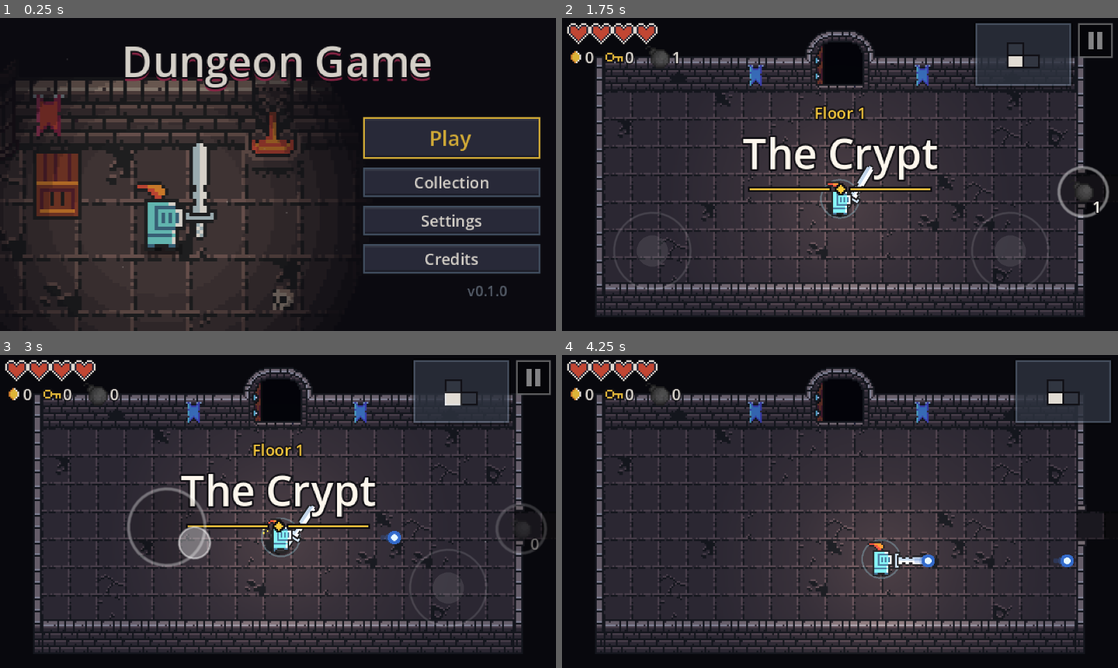
Above: before the commit, frames 1-4 (two rows, left to right).
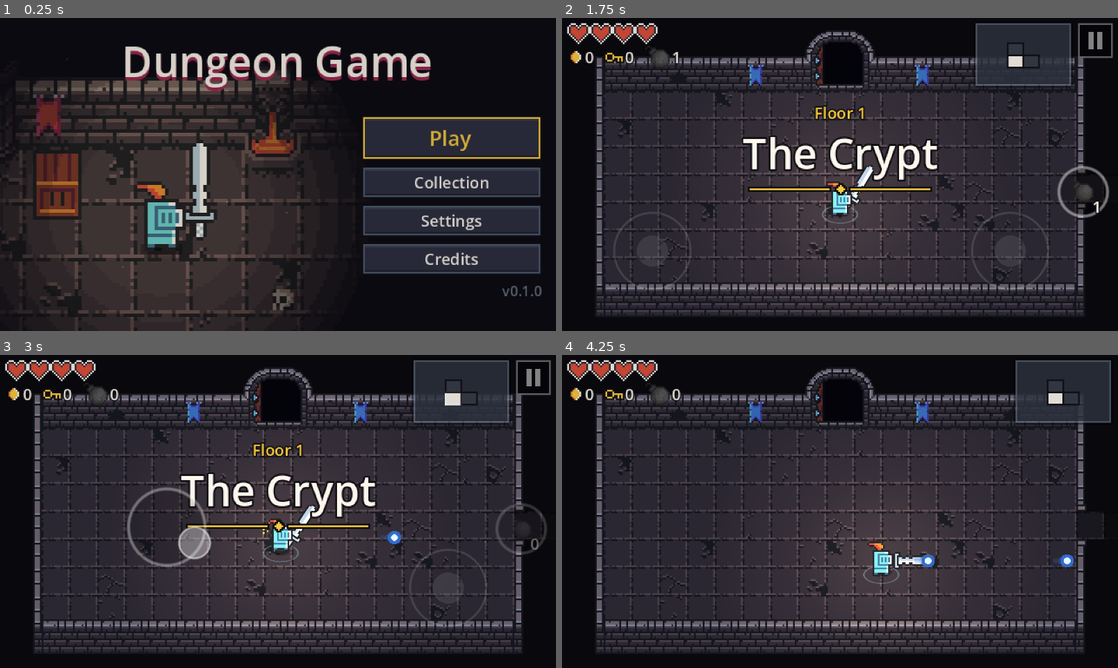
Above: after the commit, the same moments.

Repository: gamertristian20122-ctrl/Games
Game: Godot game, scene res://main.tscn
The game is run twice, just before and just after one commit, with the same random seed, the same clock (stepped at 60 frames per second) and the same inputs.
Inputs (mouse positions are in pixels of both pictures, inside the frame that each line leads up to):
- Up to frame 1 (0.25 s): no input
- Up to frame 2 (1.75 s): click "Play" at 0.5 s; click "Start" at 1.25 s
- Up to frame 3 (3 s): tap Enter (ui_accept) at 2, 2.27 s; move the mouse to (400, 495) at 2.02 s; hold Right (ui_right) 2.03-2.75 s; tap Space at 2.1 s; click (400, 495) at 2.17 s; drag from (166, 527) to (250, 574) at 2.77 s
- Up to frame 4 (4.25 s): move the mouse to (895, 442) at 3.52 s; hold Right (ui_right) from 3.53 s (still down); tap Q at 3.6 s

The runs differ from the first frame. In frame 1, 1.1% of the frame differs, in the area x 22-98%, y 10-89%; in frame 2, 0.1%; in frame 3, 0.1%; in frame 4, 0.1%.

Commit message:
Work in progress: world and UI snapshot before resuming
Co-Authored-By: Claude Fable 5.2 <noreply@anthropic.com>
Claude-Session: https://claude.ai/code/session_01Eu2wMtfBm5x3xWR48eK4nj

Diff:
--- a/new-roguelike/dev/world_test.gd
+++ b/new-roguelike/dev/world_test.gd
@@ -91,8 +91,9 @@
 	var text := "HP %d/%d" % [p.hp, p.max_hp]
 	if p.armor > 0:
 		text += " +%d" % p.armor
+	var here: Dictionary = run.rooms.get(run.cur, {})
 	text += "   coins %d   keys %d   bombs %d   floor %d %s   %s" % [p.coins, p.keys, p.bombs, run.floor_index + 1, run.floor_name,
-		run.TYPE_NAMES[run.rooms[run.cur]["type"]]]
+		run.TYPE_NAMES[int(here.get("type", 0))]]
 	if not p.items.is_empty():
 		text += "\n" + ", ".join(p.items)
 	info.text = text
--- a/new-roguelike/scripts/entities/player.gd
+++ b/new-roguelike/scripts/entities/player.gd
@@ -225,7 +225,10 @@
 		draw_arc(Vector2(0, -8), 11.0 + (1.0 - k) * 8.0, 0.0, TAU, 24, Color(0.6, 0.85, 1.0, k), 2.0)
 		draw_circle(Vector2(0, -8), 11.0, Color(0.6, 0.85, 1.0, 0.25 * k))
 	elif ward_ready and not dead:
-		draw_arc(Vector2(0, -8), 11.0, 0.0, TAU, 24, Color(0.6, 0.85, 1.0, 0.28), 1.0)
+		# a quiet circle on the floor around the feet (flattened, like the shadows)
+		draw_set_transform(Vector2(0, 1), 0.0, Vector2(1.0, 0.5))
+		draw_arc(Vector2.ZERO, 10.0, 0.0, TAU, 24, Color(0.6, 0.85, 1.0, 0.30), 1.0)
+		draw_set_transform(Vector2.ZERO, 0.0, Vector2.ONE)
 
 
 # =============================================================================== getting hurt
@@ -357,7 +360,7 @@
 	if room != null:
 		f.position = position + Vector2(-10, -2)
 		room.ysort.add_child(f)
-	G.hud_changed.emit()
+		G.hud_changed.emit()
 
 
 func place_bomb() -> void:
--- a/new-roguelike/scripts/run/run.gd
+++ b/new-roguelike/scripts/run/run.gd
@@ -172,11 +172,12 @@
 	floor_index = clampi(int(G.arg("floor", "1")) - 1, 0, floor_count - 1)
 	theme = Floors.get_floor(floor_index)
 	effects = ItemEffects.new(self)
+	_generate_floor()
 	player = PlayerScript.new()
 	player.setup(self, hero_id)
 	G.stat.emit("runs", 1)
 	G.run_started.emit(self)
-	_start_floor()
+	_enter_floor()
 	for item_id in G.arg("give").split(",", false):
 		if Items.ALL.has(item_id):
 			used_items[item_id] = true
@@ -223,6 +224,13 @@
 
 # =============================================================================== floors
 func _start_floor() -> void:
+	_generate_floor()
+	_enter_floor()
+
+
+## Builds the map of the current floor (no signals yet, nothing on screen).
+func _generate_floor() -> void:
+	cur = Vector2i.ZERO
 	theme = Floors.get_floor(floor_index)
 	floor_name = String(theme["name"])
 	var rng := RandomNumberGenerator.new()
@@ -239,6 +247,10 @@
 	rooms_cleared_floor = 0
 	_secret_counted = false
 	boss = null
+
+
+## Announces the floor and puts the player into its first room.
+func _enter_floor() -> void:
 	ambient.color = theme["ambient"] if LIGHTING else Color(1, 1, 1)
 	Sfx.music(String(theme.get("music", "")))
 	G.floor_started.emit(floor_index, floor_name)
--- a/new-roguelike/scripts/ui/end_screen.gd
+++ b/new-roguelike/scripts/ui/end_screen.gd
@@ -27,12 +27,7 @@
 	left.custom_minimum_size.x = 112
 	cols.add_child(left)
 	var title := UI.label("Victory" if victory else "Fallen", "Title")
-	title.add_theme_color_override("font_color", UI.C_GOLD if victory else UI.C_RED)
-	title.add_theme_color_override("font_shadow_color", Color("6b4a12") if victory else Color("4a1420"))
-	title.add_theme_constant_override("shadow_offset_x", 0)
-	title.add_theme_constant_override("shadow_offset_y", 2)
-	title.add_theme_color_override("font_outline_color", UI.C_INK)
-	title.add_theme_constant_override("outline_size", 4)
+	UI.style_title(title, UI.C_GOLD if victory else UI.C_RED, Color("7a4a12") if victory else Color("5a1626"))
 	UI.fit_title(title, 112.0)
 	left.add_child(title)
 	var line := UI.label(_story(), "", 100.0)
--- a/new-roguelike/scripts/ui/theme.gd
+++ b/new-roguelike/scripts/ui/theme.gd
@@ -335,6 +335,16 @@
 	return out
 
 
+## The look of the biggest words (game name, Victory, Fallen): a solid drop shadow two pixels down.
+static func style_title(lab: Label, colour: Color, shadow: Color) -> void:
+	lab.add_theme_color_override("font_color", colour)
+	lab.add_theme_color_override("font_shadow_color", shadow)
+	lab.add_theme_constant_override("shadow_offset_x", 0)
+	lab.add_theme_constant_override("shadow_offset_y", 2)
+	lab.add_theme_constant_override("shadow_outline_size", 0)
+	lab.add_theme_constant_override("outline_size", 0)
+
+
 ## Shrinks a title label step by step until its text fits in max_width (then lets it wrap).
 static func fit_title(lab: Label, max_width: float) -> void:
 	var sizes := title_sizes()
--- a/new-roguelike/scripts/ui/title.gd
+++ b/new-roguelike/scripts/ui/title.gd
@@ -23,11 +23,7 @@
 
 	_name_label = UI.label(game_name(), "Title")
 	_name_label.horizontal_alignment = HORIZONTAL_ALIGNMENT_CENTER
-	_name_label.add_theme_color_override("font_shadow_color", UI.C_BLOOD)
-	_name_label.add_theme_constant_override("shadow_offset_x", 0)
-	_name_label.add_theme_constant_override("shadow_offset_y", 2)
-	_name_label.add_theme_color_override("font_outline_color", UI.C_INK)
-	_name_label.add_theme_constant_override("outline_size", 4)
+	UI.style_title(_name_label, UI.C_BONE, UI.C_BLOOD)
 	_name_label.set_anchors_and_offsets_preset(Control.PRESET_TOP_WIDE)
 	_name_label.offset_top = 2
 	area.add_child(_name_label)
@@ -53,6 +49,7 @@
 
 	var version := UI.label("v" + String(ProjectSettings.get_setting("application/config/version", "0")), "Small")
 	version.add_theme_color_override("font_color", UI.C_FAINT)
+	version.horizontal_alignment = HORIZONTAL_ALIGNMENT_RIGHT
 	version.set_anchors_and_offsets_preset(Control.PRESET_BOTTOM_RIGHT)
 	version.grow_horizontal = Control.GROW_DIRECTION_BEGIN
 	version.grow_vertical = Control.GROW_DIRECTION_BEGIN
